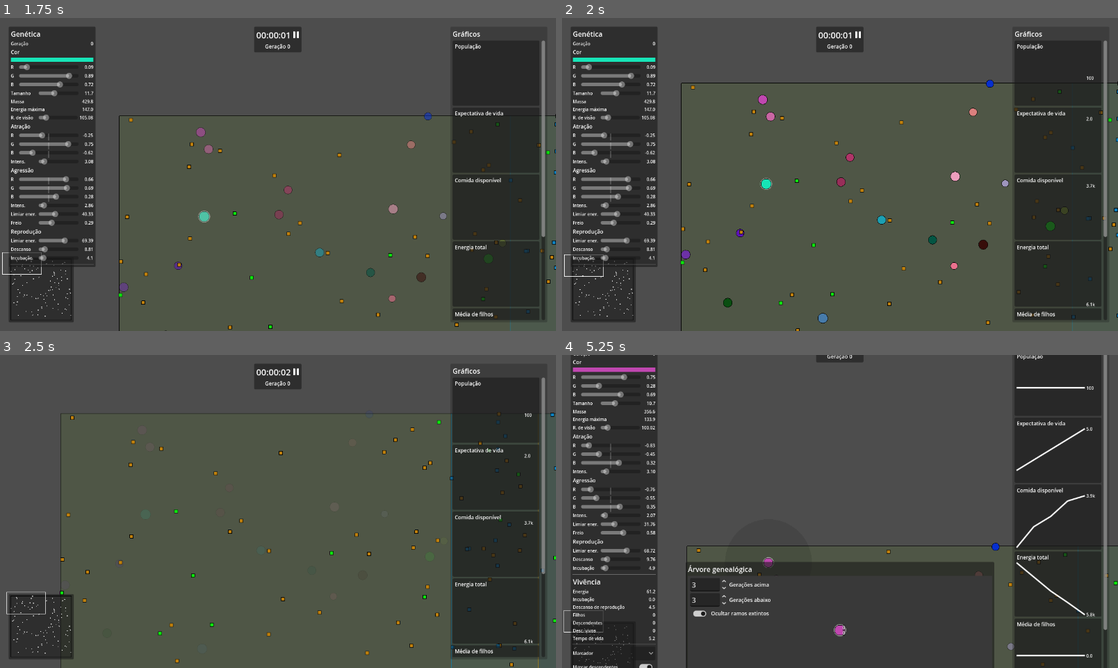
Above: before the commit, frames 1-4 (two rows, left to right).
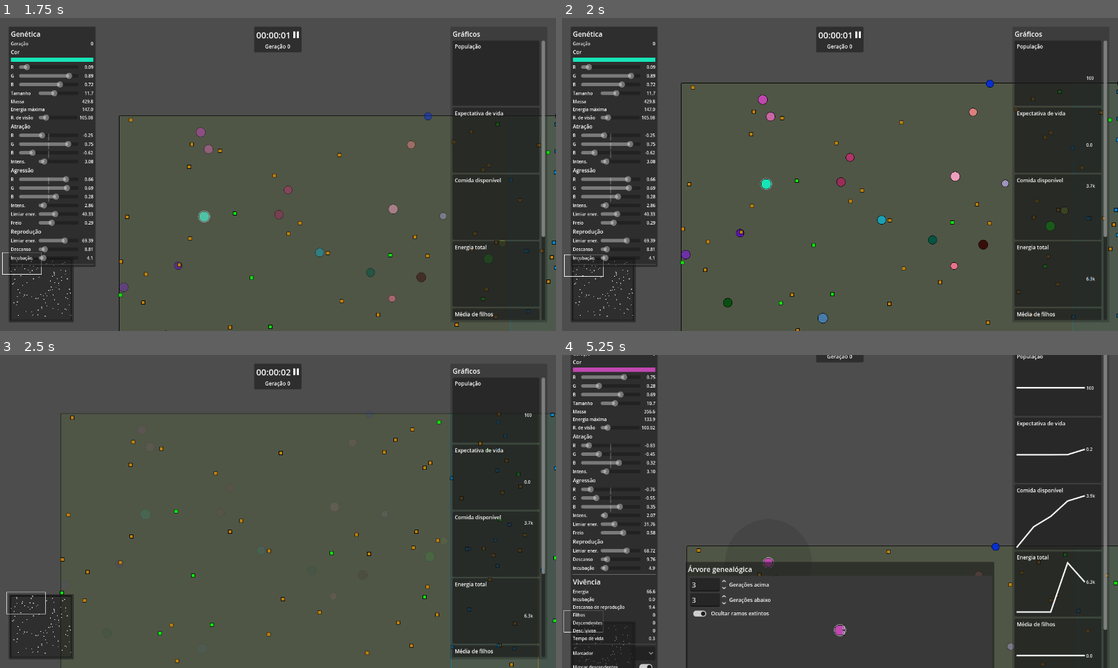
Above: after the commit, the same moments.

Repository: rodrigo-borges/attract-repel
Game: Godot game, scene res://world/world.tscn
Same seed, same stepped clock (60 frames per second), same inputs: the game is played once before the commit and once after it. The project has no main scene, so this scene is started directly.
Inputs (mouse positions are in pixels of both pictures, inside the frame that each line leads up to):
- Up to frame 1 (1.75 s): move the mouse to (300, 274) at 0.52 s; hold D (right) 0.53-1.28 s; hold F (follow) 0.53-1.28 s; move the mouse to (511, 302) at 1.27 s; hold S (down) from 1.28 s (still down); click (511, 302) at 1.35 s
- Up to frame 2 (2 s): keep holding S (down)
- Up to frame 3 (2.5 s): move the mouse to (394, 514) at 2.02 s; release S (down) at 2.03 s; hold D (right) from 2.03 s (still down); hold Middle mouse button (middle_click) from 2.03 s (still down)
- Up to frame 4 (5.25 s): move the mouse to (862, 596) at 2.77 s; release D (right) at 2.78 s; release Middle mouse button (middle_click) at 2.78 s; hold W (up) 2.78-3.53 s; tap Mouse wheel up (zoom_in) at 2.85 s; move the mouse to (789, 611) at 3.52 s; hold Mouse wheel down (zoom_out) 3.53-4.28 s; hold A (left) 3.53-5.03 s; move the mouse to (673, 605) at 4.27 s; tap F (follow) at 4.35 s; move the mouse to (762, 589) at 5.02 s; press the mouse at (762, 589) at 5.03 s; hold S (down) from 5.03 s (still down)

Frame 1 is identical in both runs. In frame 2, less than 0.1% of the frame differs, in the area x 94-96%, y 31-93%; in frame 3, less than 0.1%; in frame 4, 0.5%, in the area x 15-96%, y 23-92%.

Commit message:
Remove gasto de energia durante incubação

Diff:
--- a/entities/creature/creature_vessel.gd
+++ b/entities/creature/creature_vessel.gd
@@ -90,11 +90,8 @@
 
 	reproduction_cooldowm_timer = Timer.new()
 	reproduction_cooldowm_timer.set_one_shot(true)
-	reproduction_cooldowm_timer.timeout.connect(
-		func(): on_reproduction_cooldown = false)
+	reproduction_cooldowm_timer.timeout.connect(leave_reproduction_cooldown)
 	add_child(reproduction_cooldowm_timer)
-	on_reproduction_cooldown = true
-	reproduction_cooldowm_timer.start(reproduction_cooldown)
 
 	attraction_line = Line2D.new()
 	add_child(attraction_line)
@@ -131,7 +128,7 @@
 		update_force_line(brake_line, brake_force)
 
 func _physics_process(delta: float) -> void:
-	if Engine.time_scale <= 0.:
+	if Engine.time_scale <= 0. or on_incubation:
 		return
 
 	lifespan += delta
@@ -208,7 +205,15 @@
 	sense_area.set_collision_mask(sense_mask)
 	blink_tween.kill()
 	set_modulate(Color.WHITE)
+	enter_reproduction_cooldown()
 	on_incubation = false
+
+func enter_reproduction_cooldown() -> void:
+	on_reproduction_cooldown = true
+	reproduction_cooldowm_timer.start(reproduction_cooldown)
+
+func leave_reproduction_cooldown() -> void:
+	on_reproduction_cooldown = false
 
 func update_force_line(line:Line2D, force:Vector2) -> void:
 	var line_length:float = min(force.length()*FORCE_LINE_SCALE, FORCE_LINE_CAP)
Not shown, changed: README.md
